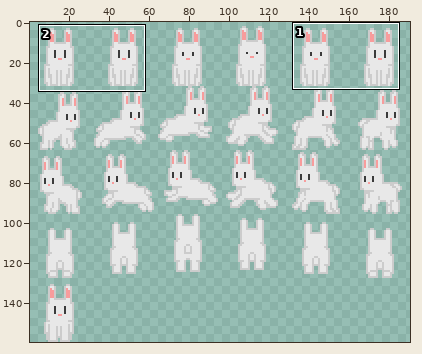
Sprite sheet, stored at res/bunny.png. The picture above shows the old version from afar; the outline marks the close-up.
Close-up. Earlier state:
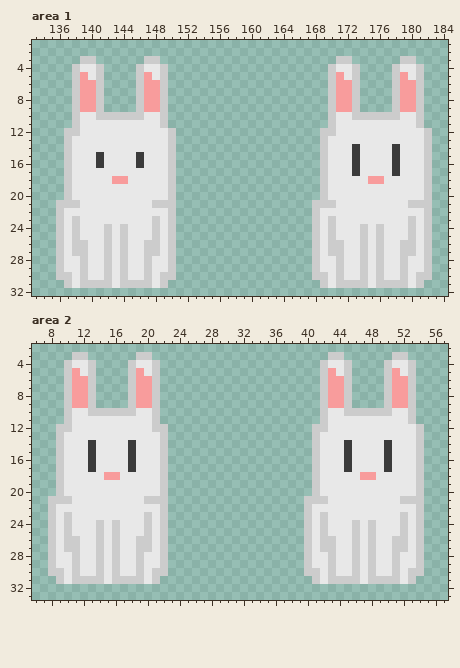
The file is 192x160 pixels. Colours within 5 levels of each other are drawn and written as one. Shown: area 1: x 133..184, y 1..32; area 2: x 6..57, y 2..33. The wide view leaves out empty margins. The commit also changed other parts of the picture, which this record leaves out.
Once edited:
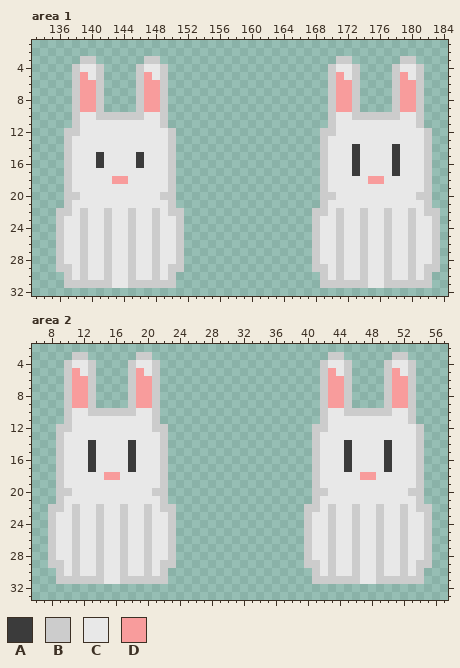
Palette (. is transparent): A #3b3b3b  B #cccccc  C #e8e8e8  D #f89c9c
The exact change:
--- area 1
@@ x 133..184 @@
 19 ....BCCCCCCCCCCCCB..................BCCCCCCCCCCCCB..
-20 ....BCCCCCCCCCCCCB..................BCCCCCCCCCCCCB..
-21 ...BBBCCCCCCCCCBBB.................BBBCCCCCCCCCBBB..
-22 ...BCCCCCCCCCCCCCB.................BCCCCCCCCCCCCCB..
-23 ...BCBCCCCCCCCCBCB.................BCBCCCCCCCCCBCB..
-24 ...BCBCCCBCBCCCBCB.................BCBCCCBCBCCCBCB..
-25 ...BCBCCCBCBCCCBCB.................BCBCCCBCBCCCBCB..
-26 ...BCBBCCBCBCCBBCB.................BCBBCCBCBCCBBCB..
-27 ...BCBBCCBCBCCBBCB.................BCBBCCBCBCCBBCB..
-28 ...BCCBCCBCBCCBCCB.................BCCBCCBCBCCBCCB..
-29 ...BCCBCCBCBCCBCCB.................BCCBCCBCBCCBCCB..
-30 ...BBCBCCBCBCCBCBB.................BBCBCCBCBCCBCBB..
-31 ....BCBBBBCBBBBCB...................BCBBBBCBBBBCB...
+20 ....BBCCCCCCCCCCBB..................BBCCCCCCCCCCBB..
+21 ....BCCCCCCCCCCCCB..................BCCCCCCCCCCCCB..
+22 ...BBCBCCBCCBCCBCBB................BBCBCCBCCBCCBCBB.
+23 ...BCCBCCBCCBCCBCCB................BCCBCCBCCBCCBCCB.
+24 ...BCCBCCBCCBCCBCCB................BCCBCCBCCBCCBCCB.
+25 ...BCCBCCBCCBCCBCCB................BCCBCCBCCBCCBCCB.
+26 ...BCCBCCBCCBCCBCCB................BCCBCCBCCBCCBCCB.
+27 ...BCCBCCBCCBCCBCCB................BCCBCCBCCBCCBCCB.
+28 ...BCCBCCBCCBCCBCCB................BCCBCCBCCBCCBCCB.
+29 ...BBCBCCBCCBCCBCBB................BBCBCCBCCBCCBCBB.
+30 ....BCBCCBCCBCCBCB..................BCBCCBCCBCCBCB..
+31 ....BBBBBBCCBBBBBB..................BBBBBBCCBBBBBB..
 32 ....................................................
--- area 2
@@ x 6..57 @@
 19 ...BCCCCCCCCCCCCB..................BCCCCCCCCCCCCB...
-20 ...BCCCCCCCCCCCCB..................BCCCCCCCCCCCCB...
-21 ..BBBCCCCCCCCCBBB.................BBBCCCCCCCCCBBB...
-22 ..BCCCCCCCCCCCCCB.................BCCCCCCCCCCCCCB...
-23 ..BCBCCCCCCCCCBCB.................BCBCCCCCCCCCBCB...
-24 ..BCBCCCBCBCCCBCB.................BCBCCCBCBCCCBCB...
-25 ..BCBCCCBCBCCCBCB.................BCBCCCBCBCCCBCB...
-26 ..BCBBCCBCBCCBBCB.................BCBBCCBCBCCBBCB...
-27 ..BCBBCCBCBCCBBCB.................BCBBCCBCBCCBBCB...
-28 ..BCCBCCBCBCCBCCB.................BCCBCCBCBCCBCCB...
-29 ..BCCBCCBCBCCBCCB.................BCCBCCBCBCCBCCB...
-30 ..BBCBCCBCBCCBCBB.................BBCBCCBCBCCBCBB...
-31 ...BCBBBBCBBBBCB...................BCBBBBCBBBBCB....
+20 ...BBCCCCCCCCCCBB..................BBCCCCCCCCCCBB...
+21 ...BCCCCCCCCCCCCB..................BCCCCCCCCCCCCB...
+22 ..BBCBCCBCCBCCBCBB................BBCBCCBCCBCCBCBB..
+23 ..BCCBCCBCCBCCBCCB................BCCBCCBCCBCCBCCB..
+24 ..BCCBCCBCCBCCBCCB................BCCBCCBCCBCCBCCB..
+25 ..BCCBCCBCCBCCBCCB................BCCBCCBCCBCCBCCB..
+26 ..BCCBCCBCCBCCBCCB................BCCBCCBCCBCCBCCB..
+27 ..BCCBCCBCCBCCBCCB................BCCBCCBCCBCCBCCB..
+28 ..BCCBCCBCCBCCBCCB................BCCBCCBCCBCCBCCB..
+29 ..BBCBCCBCCBCCBCBB................BBCBCCBCCBCCBCBB..
+30 ...BCBCCBCCBCCBCB..................BCBCCBCCBCCBCB...
+31 ...BBBBBBCCBBBBBB..................BBBBBBCCBBBBBB...
 32 ....................................................
Changed places in both close-ups, as pixel boxes (x1, y1, x2, y2):
changed: (56, 192, 184, 288)
changed: (312, 192, 440, 288)
changed: (48, 488, 176, 584)
changed: (304, 488, 432, 584)
